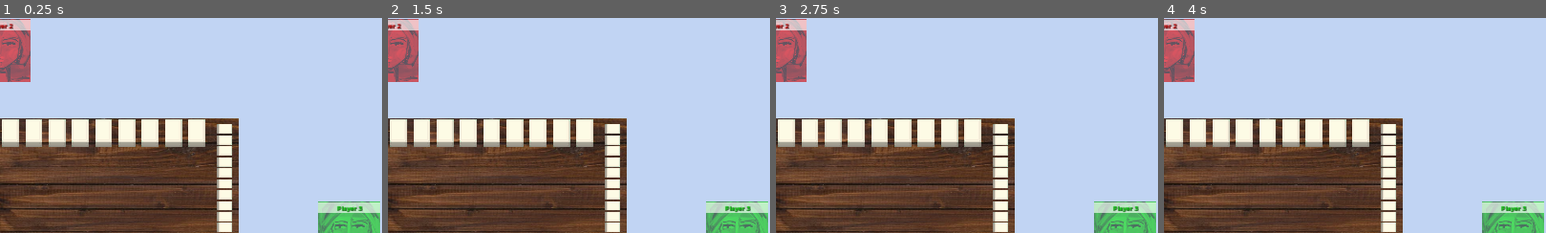
Above: before the commit, frames 1-4 (left to right).
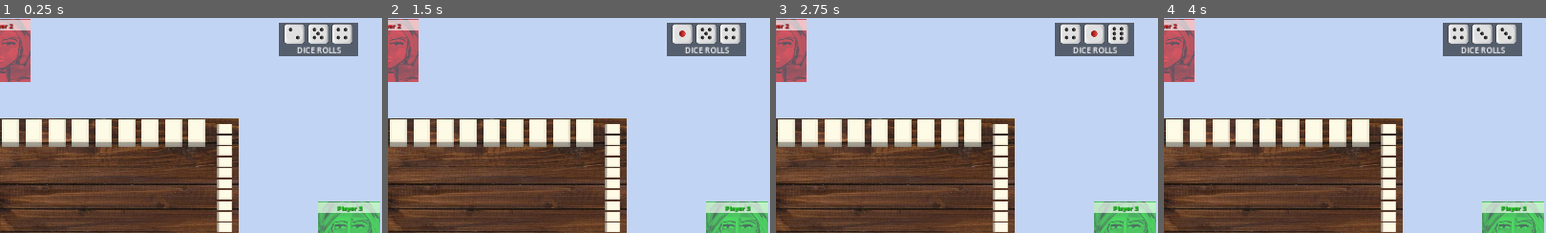
Above: after the commit, the same moments.

Repository: cristiadu/MJ
Game: Godot game, scene res://game.tscn
The game is run twice, just before and just after one commit, with the same random seed, the same clock (stepped at 60 frames per second) and the same inputs.
Inputs:
- Up to frame 1 (0.25 s): no input
- Up to frame 2 (1.5 s): click "Discard Tile" at 0.5 s; click "Draw Tile" at 1.25 s
- Up to frame 3 (2.75 s): click "PONG!" at 2 s
- Up to frame 4 (4 s): click "Discard Tile" at 2.75 s; click "Draw Tile" at 3.5 s
The pictures show only the part of the screen within x 50-100%, y 0-50%; the shares and areas given below are measured in that part.

The runs differ from the first frame. In frame 1, 3.2% of the frame differs, in the area x 73-94%, y 2-18%; in frame 2, 3.2%; in frame 3, 3.2%; in frame 4, 3.2%.
Error before the commit: Parse Error: Expected bind name after "var". (res://table.gd:54)

Commit message:
adding dice mechanics

Diff:
--- /dev/null
+++ b/die.gd
@@ -0,0 +1,23 @@
+extends RigidBody2D
+
+@export var current_roll = 1
+
+var start_row_timestamp
+
+# Called when the node enters the scene tree for the first time.
+func _ready():
+	randomize()
+
+
+func roll():
+	self.current_roll = randi() % 6 + 1
+	play_roll_animation()
+	return self.current_roll
+
+
+func play_roll_animation():
+	await get_tree().create_timer(0.1).timeout # Wait a bit before starting
+	for i in range(20): # Change the number for longer/shorter animation
+		$Sprite2D.frame = randi() % 6 # Temporarily set to a random frame to simulate rolling
+		await get_tree().create_timer(0.15).timeout # Wait between frame changes
+	$Sprite2D.frame = self.current_roll - 1
--- /dev/null
+++ b/die.tscn
@@ -0,0 +1,19 @@
+[gd_scene load_steps=4 format=3 uid="uid://bq8m5xya83pmc"]
+
+[ext_resource type="Script" path="res://die.gd" id="1_6erqk"]
+[ext_resource type="Texture2D" uid="uid://b3mshf73580id" path="res://images/dice.png" id="2_k57dq"]
+
+[sub_resource type="RectangleShape2D" id="RectangleShape2D_tuph3"]
+size = Vector2(48, 48)
+
+[node name="Die" type="RigidBody2D"]
+script = ExtResource("1_6erqk")
+
+[node name="Sprite2D" type="Sprite2D" parent="."]
+rotation = -1.5708
+texture = ExtResource("2_k57dq")
+hframes = 3
+vframes = 2
+
+[node name="CollisionShape2D" type="CollisionShape2D" parent="."]
+shape = SubResource("RectangleShape2D_tuph3")
--- a/game.gd
+++ b/game.gd
@@ -307,9 +307,13 @@
 				tile.subtype if tile.has("subtype") else "",
 				tile.number if tile.has("number") else -1)
 			self.game_tiles.append(tile_object)
-
+	start_game()
+
+
+func start_game():
 	game_tiles.shuffle()
 	draw_table_tiles()
+	$Tiles/Table.start_round()
 
 
 func draw_table_tiles():
--- a/game.tscn
+++ b/game.tscn
@@ -1,7 +1,7 @@
-[gd_scene load_steps=12 format=3 uid="uid://bv3lqh4tfpnki"]
+[gd_scene load_steps=13 format=3 uid="uid://bv3lqh4tfpnki"]
 
 [ext_resource type="Script" path="res://game.gd" id="1_6i4ir"]
-[ext_resource type="PackedScene" uid="uid://dg5qqqe5yibgh" path="res://table.tscn" id="1_ie33v"]
+[ext_resource type="PackedScene" uid="uid://dg5qqqe5yibgh" path="res://table_area.tscn" id="1_ie33v"]
 [ext_resource type="Script" path="res://HUD.gd" id="2_fll6r"]
 [ext_resource type="PackedScene" uid="uid://eg0uo0av0pnq" path="res://user_portrait.tscn" id="2_fpx23"]
 [ext_resource type="Script" path="res://Human.gd" id="3_fx0ap"]
@@ -10,6 +10,7 @@
 [ext_resource type="Script" path="res://table_tiles.gd" id="5_gvm74"]
 [ext_resource type="Script" path="res://CPU.gd" id="6_k4jhx"]
 [ext_resource type="Script" path="res://table.gd" id="8_x2g4q"]
+[ext_resource type="PackedScene" uid="uid://bq8m5xya83pmc" path="res://die.tscn" id="11_bn0d6"]
 
 [sub_resource type="CanvasTexture" id="CanvasTexture_uqkq3"]
 
@@ -25,7 +26,7 @@
 scale = Vector2(1920, 1080)
 texture = SubResource("CanvasTexture_uqkq3")
 
-[node name="Table" parent="HUD" instance=ExtResource("1_ie33v")]
+[node name="TableArea" parent="HUD" instance=ExtResource("1_ie33v")]
 position = Vector2(960, 512)
 scale = Vector2(2, 1.3)
 
@@ -175,3 +176,35 @@
 position = Vector2(310, 846)
 script = ExtResource("4_58fn3")
 tiles_on_hand_draggable = true
+
+[node name="Dice" type="Node2D" parent="."]
+position = Vector2(1700, 40)
+
+[node name="DiceOverlay" type="ColorRect" parent="Dice"]
+offset_left = -40.0
+offset_top = -29.0
+offset_right = 160.0
+offset_bottom = 56.0
+color = Color(0, 0, 0, 0.556863)
+
+[node name="Label" type="Label" parent="Dice/DiceOverlay"]
+layout_mode = 0
+offset_left = 46.0
+offset_top = 55.0
+offset_right = 158.0
+offset_bottom = 83.0
+theme_override_constants/shadow_offset_x = 0
+theme_override_constants/shadow_offset_y = 0
+theme_override_constants/outline_size = 0
+theme_override_constants/shadow_outline_size = 0
+theme_override_constants/line_spacing = 0
+theme_override_font_sizes/font_size = 20
+text = "DICE ROLLS"
+
+[node name="Die1" parent="Dice" instance=ExtResource("11_bn0d6")]
+
+[node name="Die2" parent="Dice" instance=ExtResource("11_bn0d6")]
+position = Vector2(60, 0)
+
+[node name="Die3" parent="Dice" instance=ExtResource("11_bn0d6")]
+position = Vector2(120, 0)
--- a/table.gd
+++ b/table.gd
@@ -4,12 +4,15 @@
 @export var current_table_wind = ""
 @export var number_rolled_dice = 10
 
+@onready var first_die = get_parent().get_parent().get_node("Dice/Die1")
+@onready var second_die = get_parent().get_parent().get_node("Dice/Die2")
+@onready var third_die = get_parent().get_parent().get_node("Dice/Die3")
+
 var dice_rolls = []
 
 # Called when the node enters the scene tree for the first time.
 func _ready():
 	randomize()
-	start_round()
 
 
 func start_round():
@@ -20,14 +23,10 @@
 
 
 func roll_three_d6():
-	var first_roll = roll_a_die(1, 6)
-	var second_roll = roll_a_die(1, 6)
-	var third_roll = roll_a_die(1, 6)
+	var first_roll = first_die.roll()
+	var second_roll = second_die.roll()
+	var third_roll = third_die.roll()
 	return [first_roll, second_roll, third_roll]
-
-
-func roll_a_die(minimum, maximum):
-	return randi() % (maximum-minimum+1) + minimum
 
 
 # Select which Table Pile will draw from
@@ -51,10 +50,10 @@
 			return "West"
 		"West":
 			return "North"
-		"North", var _:
+		"North", _:
 			return "East"
 
 
-func draw_tile(number_of_tiles = 1):
+func draw_tiles(number_of_tiles = 1):
 	var pile_wind = get_node(self.current_draw_wind)
 	# TODO: Implement this.
--- a/table.tscn
+++ b/table_area.tscn
@@ -5,7 +5,7 @@
 [sub_resource type="RectangleShape2D" id="RectangleShape2D_fekiu"]
 size = Vector2(600, 400)
 
-[node name="Table" type="StaticBody2D"]
+[node name="TableArea" type="StaticBody2D"]
 
 [node name="Sprite2D" type="Sprite2D" parent="."]
 texture = ExtResource("1_7oau4")
--- a/tile.gd
+++ b/tile.gd
@@ -13,8 +13,8 @@
 signal dragging_stopped
 
 enum ShiftDirection {
-    MOVE_LEFT,
-    MOVE_RIGHT
+	MOVE_LEFT,
+	MOVE_RIGHT
 }
 
 const DRAG_SCALE_FACTOR = Vector2(1.2, 1.2)
@@ -38,6 +38,7 @@
 	self.number = n
 	self.resource = res
 
+
 # Called when the node enters the scene tree for the first time.
 func _ready():
 	$ImageFaceUp.texture = load(resource)
@@ -46,10 +47,12 @@
 	dragging_started.connect(start_dragging)
 	dragging_stopped.connect(stop_dragging)
 
+
 func change_face_down_or_up(set_face_down):
 	self.is_face_down = set_face_down
 	$ImageFaceDown.visible = is_face_down
 	$ImageFaceUp.visible = not is_face_down
+
 
 func _on_Tile_input_event(_viewport, event, _shape_idx):
 	if self.draggable:
@@ -60,16 +63,19 @@
 			elif not event.pressed and event.button_index == MOUSE_BUTTON_LEFT:
 				dragging_stopped.emit()
 
+
 func start_dragging(mouse_position):
 	self.dragging = true
 	self.drag_offset = self.global_position - mouse_position
 	create_tween().tween_property(self, "scale", DRAG_SCALE_FACTOR, 0.2)
+
 
 func stop_dragging():
 	self.dragging = false
 	self.drag_offset = Vector2()
 	create_tween().tween_property(self, "scale", NORMAL_SCALE_FACTOR, 0.2)
 	calculate_new_order()
+
 
 func calculate_new_order():
 	var tiles = hand.get_children() # Assuming 'hand' is a reference to the parent container of the tiles
Binary file added: images/dice.png
Not shown, added: images/dice.png.import
Not shown, added: images/dice.png:Zone.Identifier
